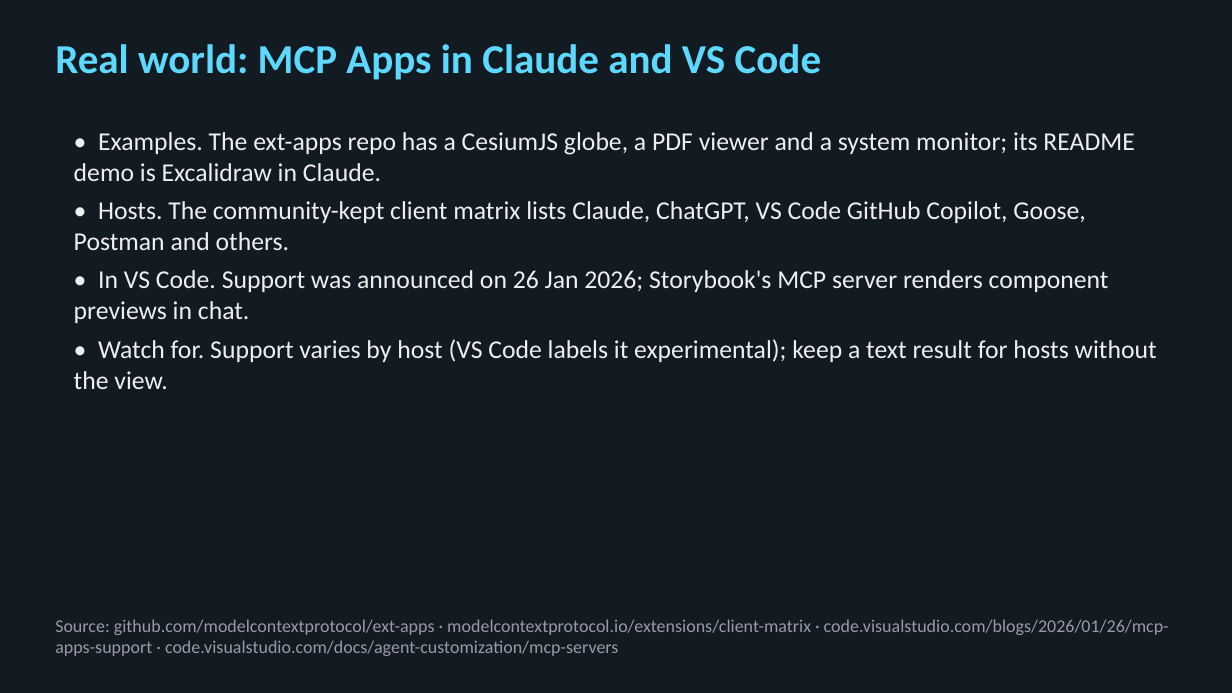
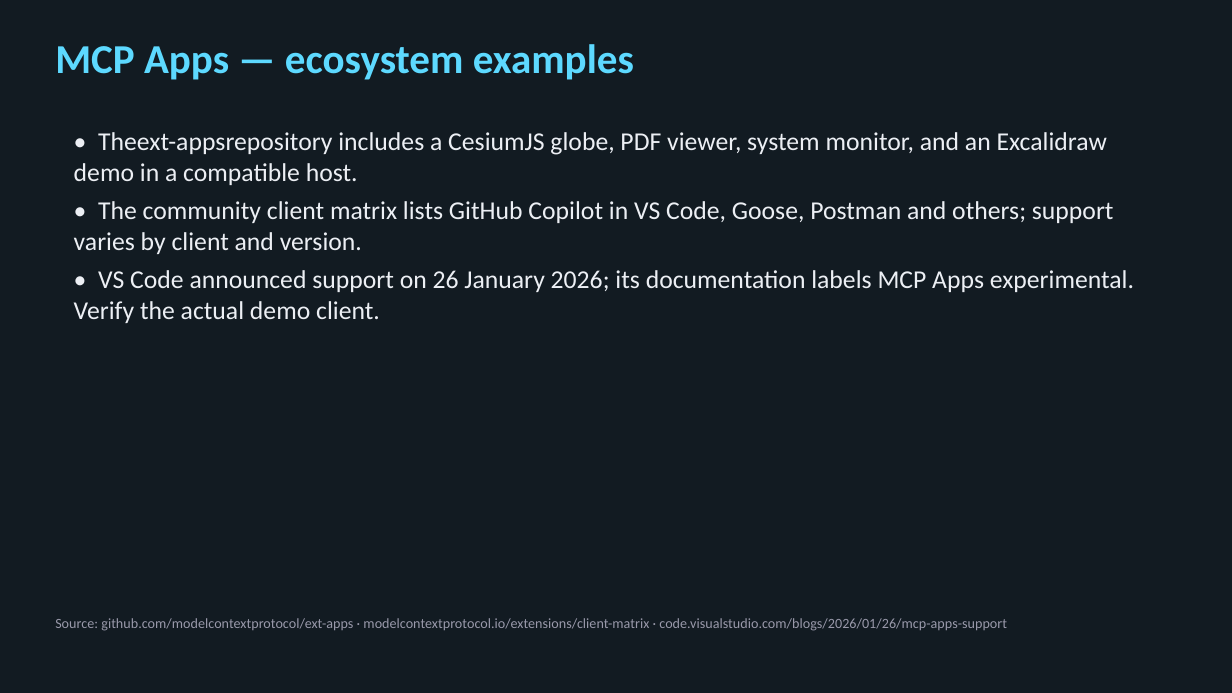
Before and after one commit to bodonnell-DePaul/webapps_week7, a slide deck: slide 61 of Week08-Slides.pptx (slide 58 before the commit). Drawn at 1232x693 pixels with LibreOffice and Linux fonts; fonts in the diff are those of the drawing. Boxes give left, top, right and bottom in pixels: in the first picture for what was removed or moved away, otherwise in the second. Text is boxed around its words. In the diff, an @@ line names an element or a change of style, - is before the commit and + after.

```diff
--- a/Week08-Slides.pptx
+++ b/Week08-Slides.pptx
@@ text at <box>55,44,634,80</box>: text changed @@
-Real world: MCP Apps in Claude and VS Code
+MCP Apps — ecosystem examples
@@ text at <box>74,132,1134,323</box>: text changed @@
-• Examples. The ext-apps repo has a CesiumJS globe, a PDF viewer and a system monitor; its README demo is Excalidraw in Claude.
-• Hosts. The community-kept client matrix lists Claude, ChatGPT, VS Code GitHub Copilot, Goose, Postman and others.
-• In VS Code. Support was announced on 26 Jan 2026; Storybook's MCP server renders component previews in chat.
-• Watch for. Support varies by host (VS Code labels it experimental); keep a text result for hosts without the view.
+• Theext-appsrepository includes a CesiumJS globe, PDF viewer, system monitor, and an Excalidraw demo in a compatible host.
+• The community client matrix lists GitHub Copilot in VS Code, Goose, Postman and others; support varies by client and version.
+• VS Code announced support on 26 January 2026; its documentation labels MCP Apps experimental. Verify the actual demo client.
@@ text at <box>55,618,1007,631</box>: text changed; size 14 to 11 pt @@
-Source: github.com/modelcontextprotocol/ext-apps · modelcontextprotocol.io/extensions/client-matrix · code.visualstudio.com/blogs/2026/01/26/mcp-apps-support · code.visualstudio.com/docs/agent-customization/mcp-servers
+Source: github.com/modelcontextprotocol/ext-apps · modelcontextprotocol.io/extensions/client-matrix · code.visualstudio.com/blogs/2026/01/26/mcp-apps-support
```
Also in this commit, not shown: 44 other slides changed, 3 slides added, 2 other files.
